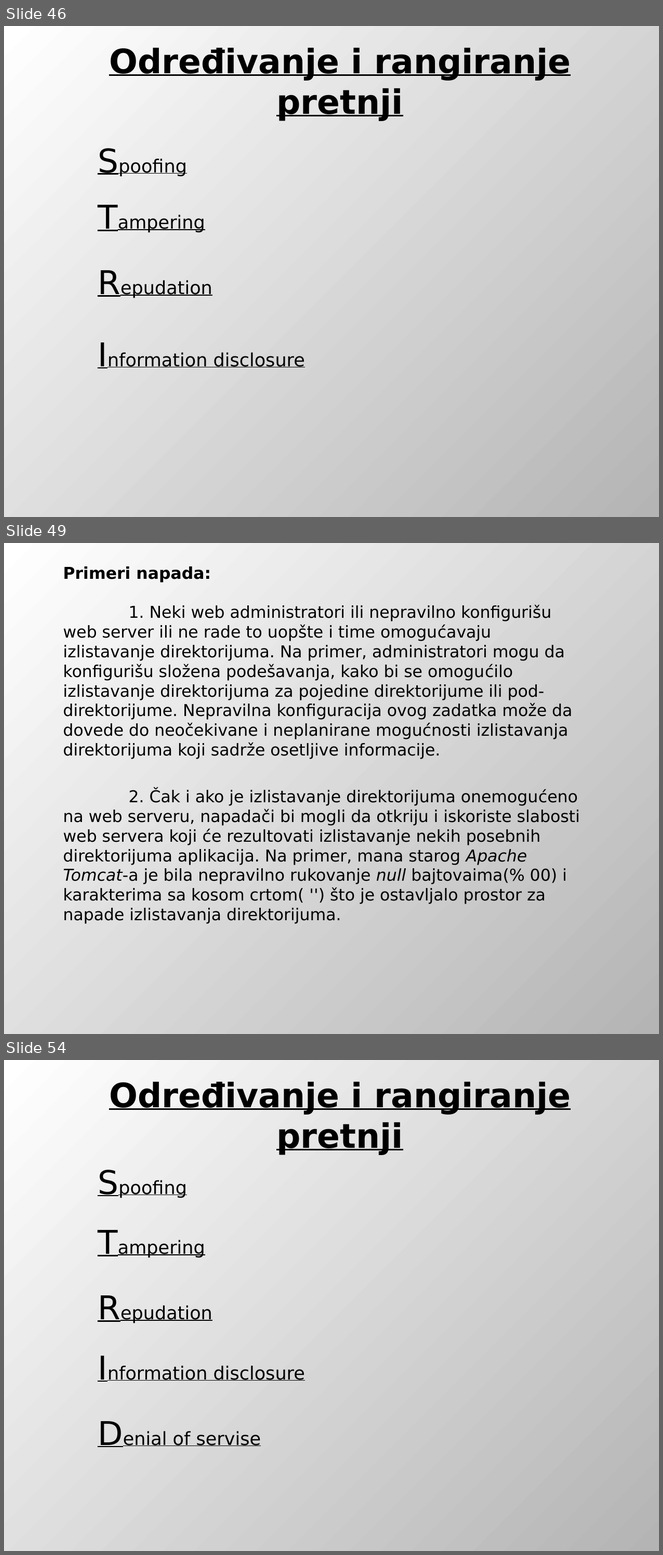
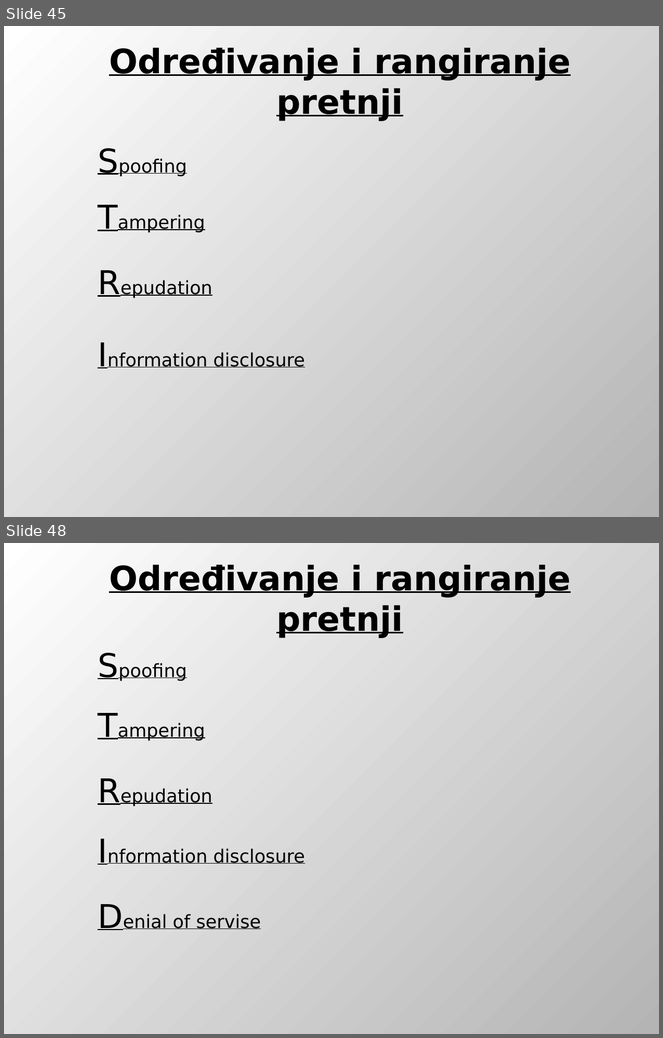
Before and after one commit to DejanUrosevic/XML-Projekat, a slide deck: Model Pretnji.pptx. Shown one above the other, each under a label of ours: slides 46, 49 and 54 before the commit, slides 45 and 48 after it; the slides between them are not shown. The pictures are 663x1555 and 663x1038 pixels, drawn with LibreOffice and Linux fonts; fonts in the diff are those of the drawing. Boxes give left, top, right and bottom in pixels: in the first picture for what was removed or moved away, otherwise in the second. Text is boxed around its words. In the diff, an @@ line names an element or a change of style, - is before the commit and + after.

```diff
--- a/Model Pretnji.pptx
+++ b/Model Pretnji.pptx
@@ slide 49 removed at [4,543,659,1034], background gradient #FFFFFF to #B4B4B4 @@
@@ text removed at [63,566,572,759] @@
-Primeri napada:
-1. Neki web administratori ili nepravilno konfigurišu web server ili ne rade to uopšte i time omogućavaju izlistavanje direktorijuma. Na primer, administratori mogu da konfigurišu složena podešavanja, kako bi se omogućilo izlistavanje direktorijuma za pojedine direktorijume ili pod-direktorijume. Nepravilna konfiguracija ovog zadatka može da dovede do neočekivane i neplanirane mogućnosti izlistavanja direktorijuma koji sadrže osetljive informacije.
@@ text removed at [63,789,580,924] @@
-2. Čak i ako je izlistavanje direktorijuma onemogućeno na web serveru, napadači bi mogli da otkriju i iskoriste slabosti web servera koji će rezultovati izlistavanje nekih posebnih direktorijuma aplikacija. Na primer, mana starog Apache Tomcat-a je bila nepravilno rukovanje null bajtovaima(% 00) i karakterima sa kosom crtom( '') što je ostavljalo prostor za napade izlistavanja direktorijuma.
@@ what was slide 46 is now slide 45 @@
@@ what was slide 54 is now slide 48 @@
```
Also in this commit, not shown: 2 slides changed, 2 slides added, 7 other slides removed.
